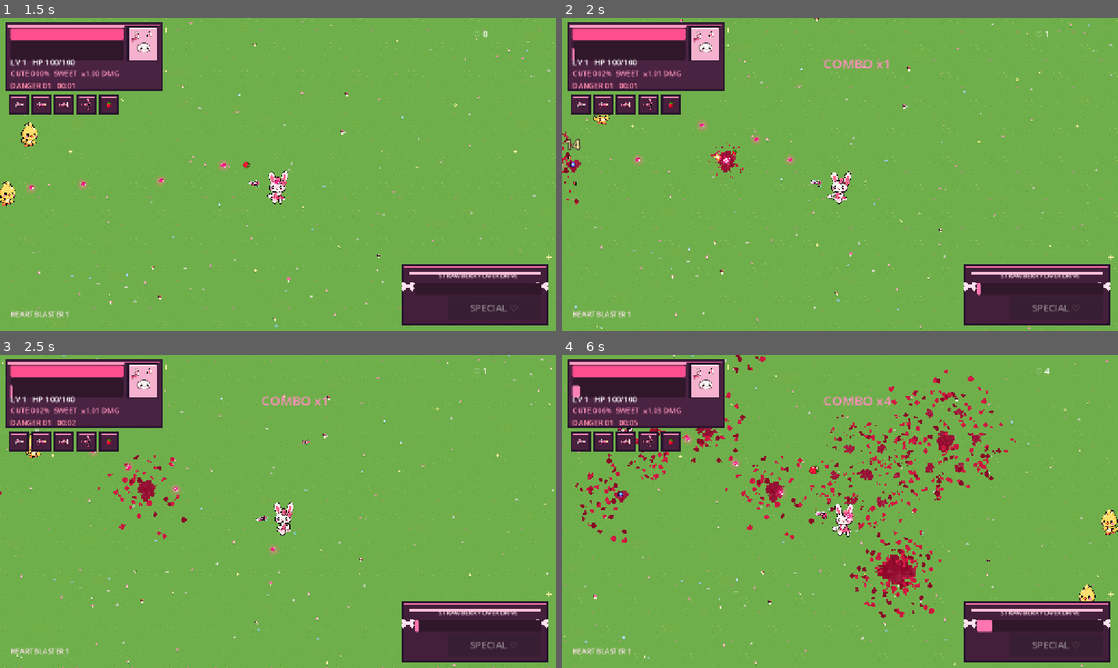
Above: before the commit, frames 1-4 (two rows, left to right).
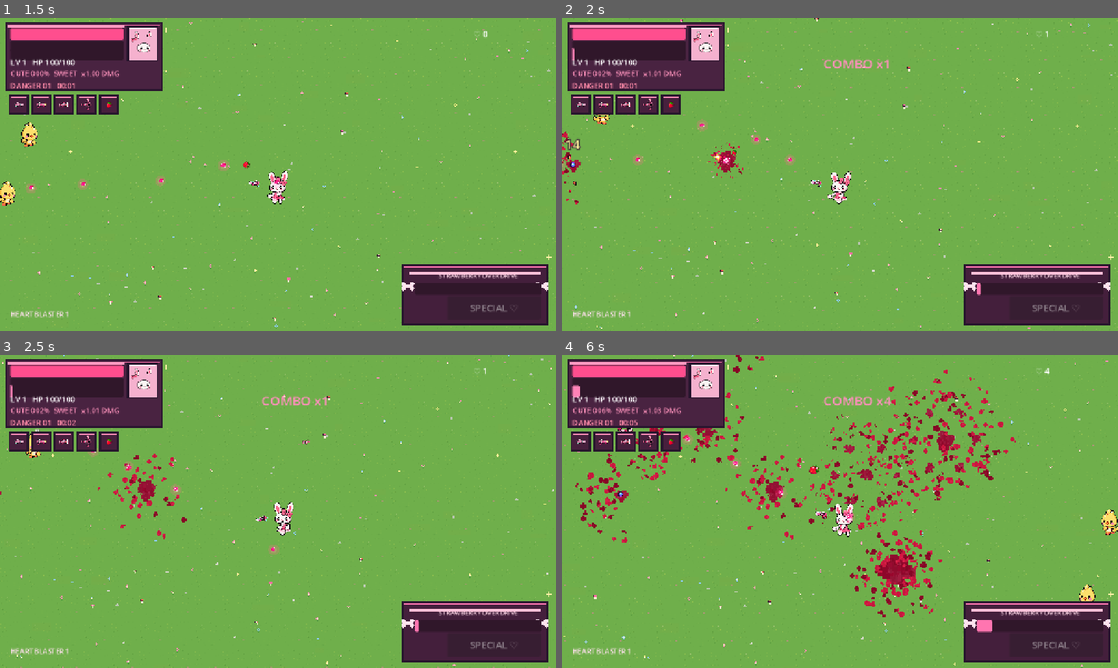
Above: after the commit, the same moments.

Repository: ramonsamagaio/cutecuterampage
Game: Godot game, scene res://scenes/Main.tscn
The game is run twice, just before and just after one commit, with the same random seed, the same clock (stepped at 60 frames per second) and the same inputs.
Inputs (mouse positions are in pixels of both pictures, inside the frame that each line leads up to):
- Up to frame 1 (1.5 s): tap Enter at 0.5 s; move the mouse to (400, 158) at 0.52 s; hold Right (ui_right) 0.53-1.28 s; tap Shift at 0.6 s; tap Space at 0.77 s; move the mouse to (166, 190) at 1.27 s; hold Down (ui_down) from 1.28 s (still down); tap Z at 1.35 s
- Up to frame 2 (2 s): keep holding Down (ui_down); tap Space at 1.52 s
- Up to frame 3 (2.5 s): move the mouse to (333, 442) at 2.02 s; release Down (ui_down) at 2.03 s; hold Right (ui_right) from 2.03 s (still down); tap X at 2.1 s
- Up to frame 4 (6 s): move the mouse to (812, 574) at 2.77 s; release Right (ui_right) at 2.78 s; hold Up (ui_up) 2.78-3.53 s; tap C at 2.85, 5.85 s; tap Space at 3.02, 3.77, 4.52 s; move the mouse to (1006, 558) at 3.52 s; hold Left (ui_left) 3.53-5.03 s; tap Shift at 3.6 s; move the mouse to (673, 464) at 4.27 s; tap Z at 4.35 s; move the mouse to (867, 511) at 5.02 s; hold Down (ui_down) 5.03-5.78 s; tap X at 5.1 s; move the mouse to (756, 433) at 5.77 s; hold Right (ui_right) from 5.78 s (still down)

Frame 1 is identical in both runs. In frame 2, less than 0.1% of the frame differs, in the area x 0-33%, y 36-60%; in frame 3, less than 0.1%; in frame 4, 1.1%, in the area x 3-82%, y 0-84%.

Commit message:
juice: diversify flying blood debris shapes

Diff:
--- a/scripts/combat/blood_droplet.gd
+++ b/scripts/combat/blood_droplet.gd
@@ -5,6 +5,7 @@
 var life := 0.35
 var size_px := 2
 var shade := Color("c3183d")
+var shape_variant: int = 0
 
 func configure(local_origin: Vector2, initial_velocity: Vector2, lifetime: float, px_size: int, color: Color) -> void:
 	position = local_origin
@@ -12,18 +13,35 @@
 	life = lifetime
 	size_px = px_size
 	shade = color
+	shape_variant = randi_range(0, 3)
+	rotation = initial_velocity.angle()
 	z_index = 30
 	queue_redraw()
 
 func _process(delta: float) -> void:
 	position += velocity * delta
 	velocity *= pow(0.12, delta)
+	if velocity.length_squared() > 20.0:
+		rotation = lerp_angle(rotation, velocity.angle(), minf(1.0, delta * 12.0))
 	life -= delta
 	if life <= 0.0:
 		var blood = get_parent()
 		if blood and blood.has_method("add_ground_splat"):
-			blood.add_ground_splat(global_position, size_px + randi_range(0, 2), shade)
+			blood.add_ground_splat(global_position, size_px + randi_range(0, 3), shade)
 		queue_free()
 
 func _draw() -> void:
-	draw_rect(Rect2(-size_px * 0.5, -size_px * 0.5, size_px, size_px), shade)
+	match shape_variant:
+		0:
+			draw_rect(Rect2(-size_px * 0.5, -size_px * 0.5, size_px, size_px), shade)
+		1:
+			# Long arterial fleck.
+			draw_rect(Rect2(-float(size_px), -maxf(1.0, float(size_px) * 0.34), float(size_px) * 2.3, maxf(2.0, float(size_px) * 0.68)), shade)
+		2:
+			# Fat bead with a darker core.
+			draw_circle(Vector2.ZERO, maxf(1.5, float(size_px) * 0.62), shade)
+			draw_circle(Vector2(float(size_px) * 0.18, -float(size_px) * 0.16), maxf(1.0, float(size_px) * 0.24), shade.darkened(0.16))
+		_:
+			# Split fleck, reads as torn tissue/blood debris at speed.
+			draw_rect(Rect2(-size_px, -1, size_px, maxi(2, size_px / 2)), shade)
+			draw_rect(Rect2(1, -maxi(2, size_px / 2), maxi(2, size_px / 2), size_px), shade.lightened(0.05))
